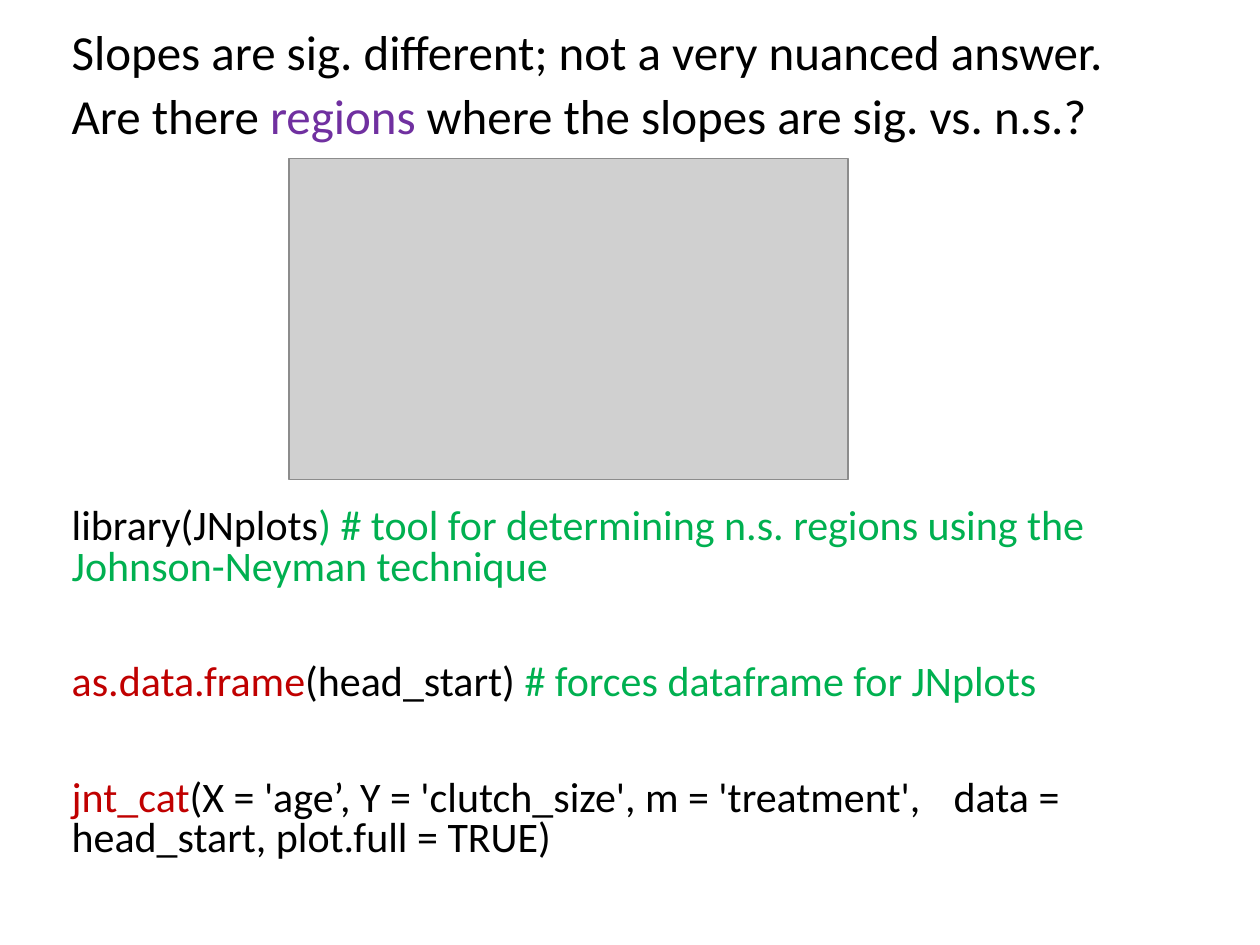
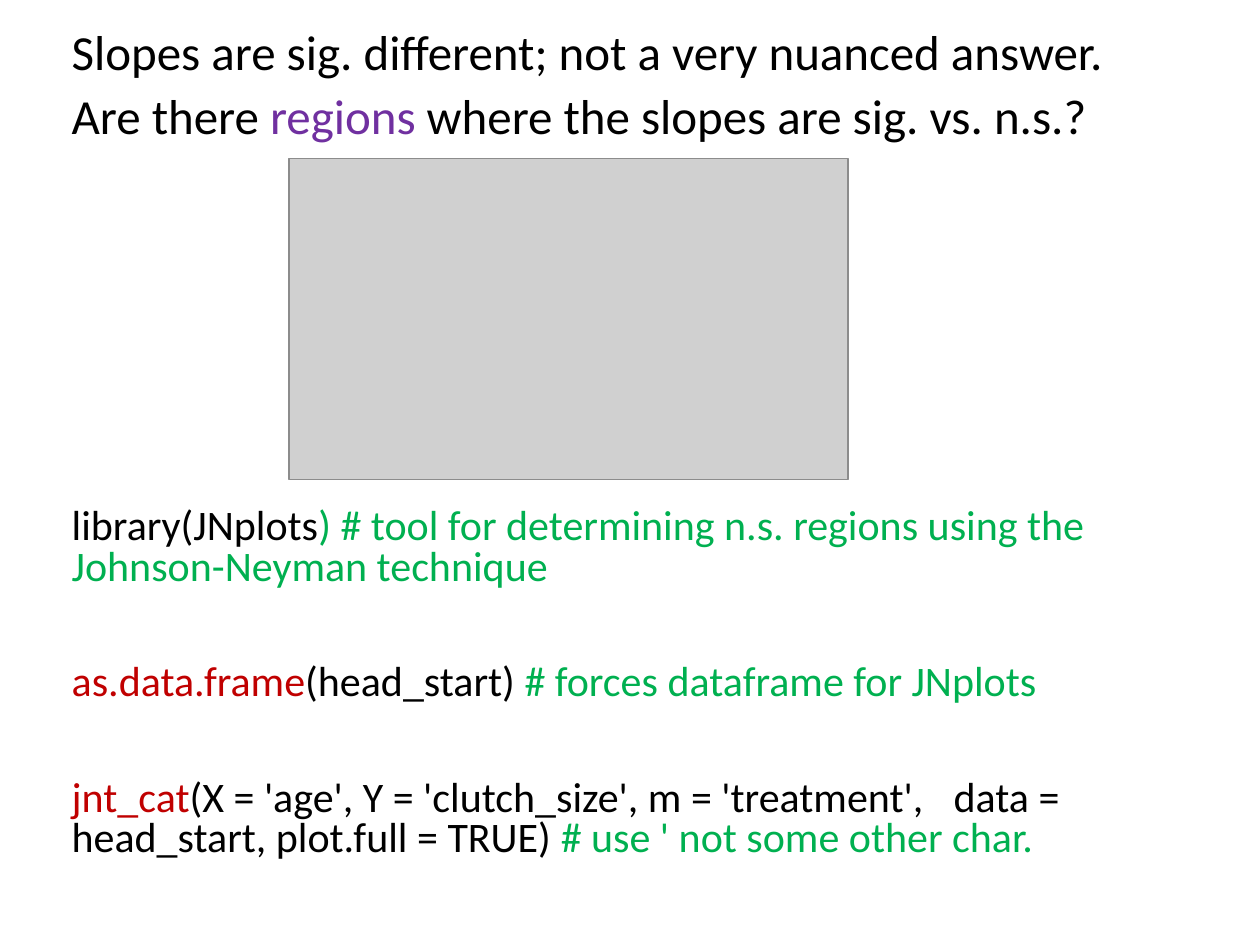
Before and after one commit to cmgienger/6-ANCOVA, a slide deck: slide 9 of 6-ANCOVA-separate-slopes.pptx. Drawn at 1260x945 pixels with LibreOffice and Linux fonts; fonts in the diff are those of the drawing; grey boxes stand for pictures. Boxes give left, top, right and bottom in pixels: in the first picture for what was removed or moved away, otherwise in the second. Text is boxed around its words. In the diff, an @@ line names an element or a change of style, - is before the commit and + after.

```diff
--- a/6-ANCOVA-separate-slopes.pptx
+++ b/6-ANCOVA-separate-slopes.pptx
@@ text at [72, 781, 1033, 859]: text changed @@
-jnt_cat(X = 'age’, Y = 'clutch_size', m = 'treatment', data = head_start, plot.full = TRUE)
+jnt_cat(X = 'age', Y = 'clutch_size', m = 'treatment', data = head_start, plot.full = TRUE) # use ' not some other char.
```
Also in this commit, not shown: 3 slides added, 1 slide removed, 1 other file.
